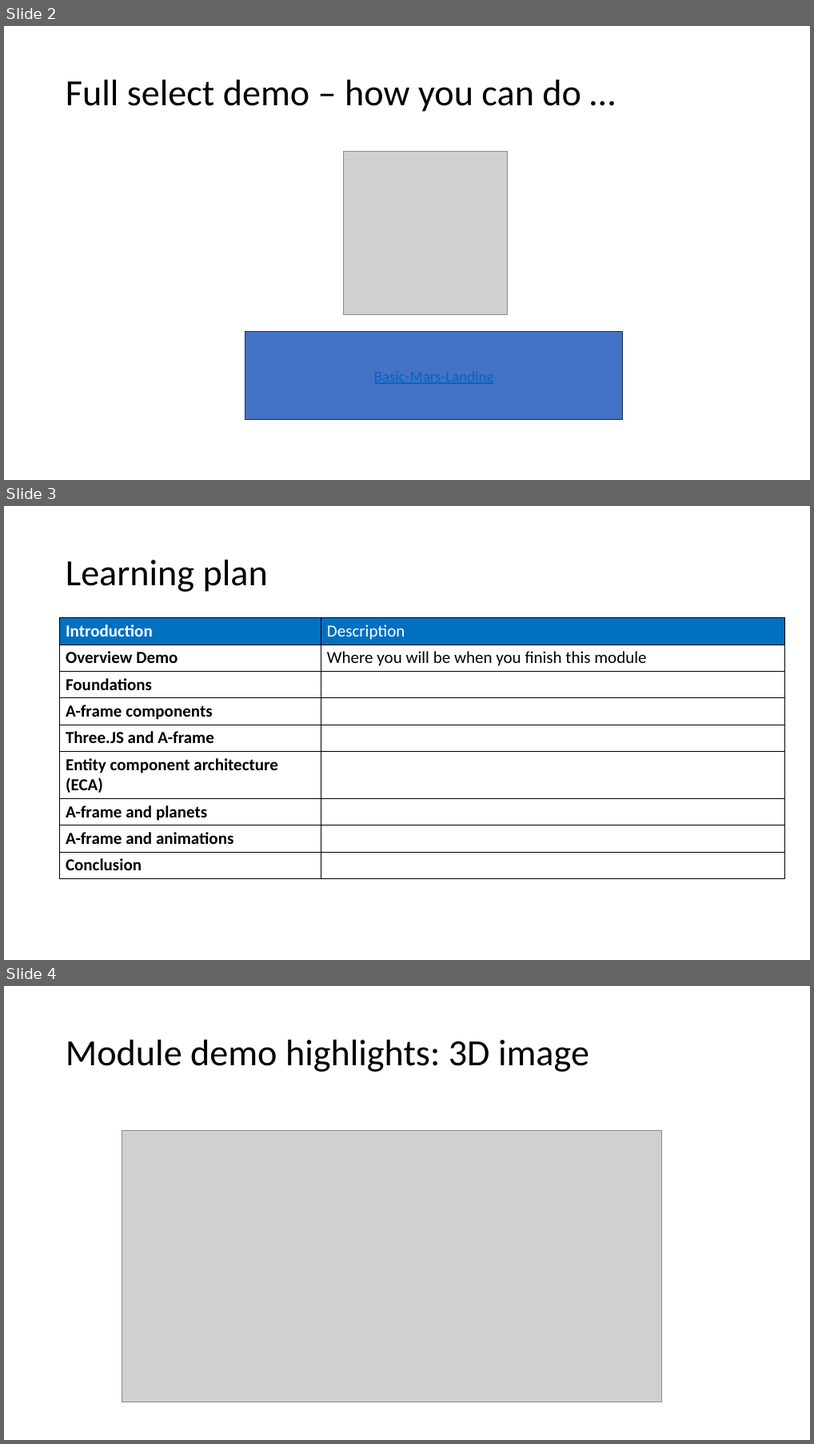
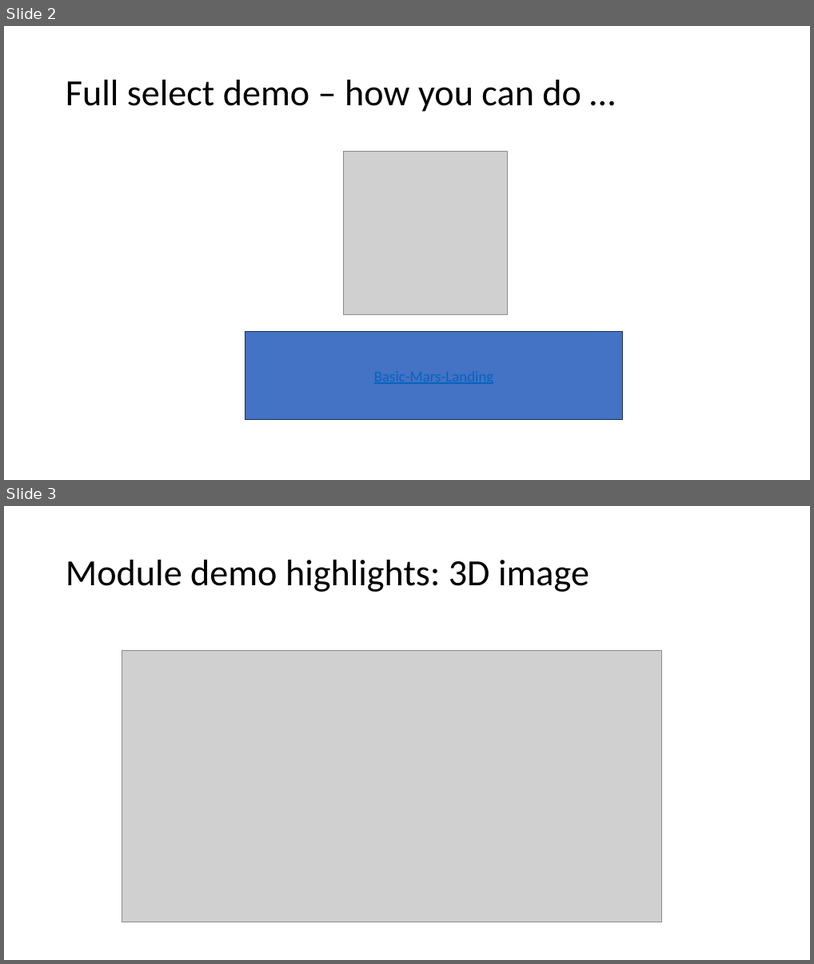
Before and after one commit to wonder-phil/AI-IoT-Workshop, a slide deck: p01/VR-A-Frame-introduction.pptx. Shown one above the other, each under a label of ours: slides 2, 3 and 4 before the commit, slides 2 and 3 after it. The pictures are 814x1444 and 814x964 pixels, drawn with LibreOffice and Linux fonts; fonts in the diff are those of the drawing; grey boxes stand for pictures. Boxes give left, top, right and bottom in pixels: in the first picture for what was removed or moved away, otherwise in the second. Text is boxed around its words. In the diff, an @@ line names an element or a change of style, - is before the commit and + after.

```diff
--- a/p01/VR-A-Frame-introduction.pptx
+++ b/p01/VR-A-Frame-introduction.pptx
@@ slide 3 removed at bbox=[4, 506, 810, 960], background #FFFFFF @@
@@ title removed at bbox=[66, 560, 268, 592] @@
-Learning plan
@@ table removed at bbox=[60, 618, 785, 874], 9 rows, 2 columns @@
-Introduction | Description
-Overview Demo | Where you will be when you finish this module
-Foundations | 
-A-frame components | 
-Three.JS and A-frame | 
-Entity component architecture (ECA) | 
-A-frame and planets | 
-A-frame and animations | 
-Conclusion | 
@@ what was slide 4 is now slide 3 @@
```
Also in this commit, not shown: 2 other files.
